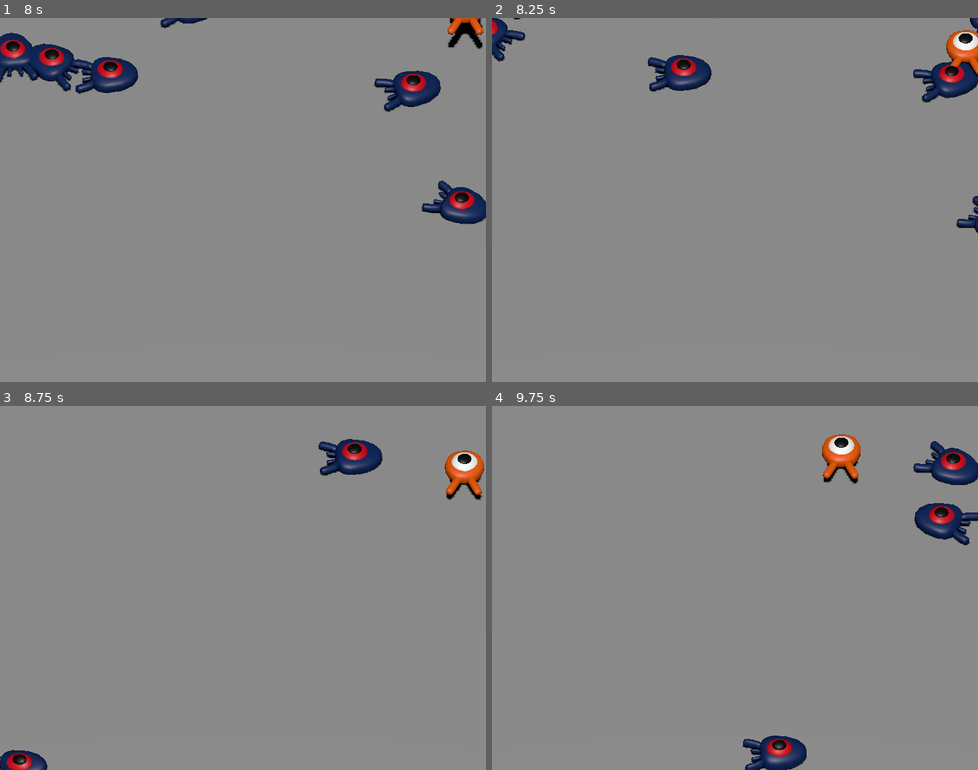
Above: before the commit, frames 1-4 (two rows, left to right).
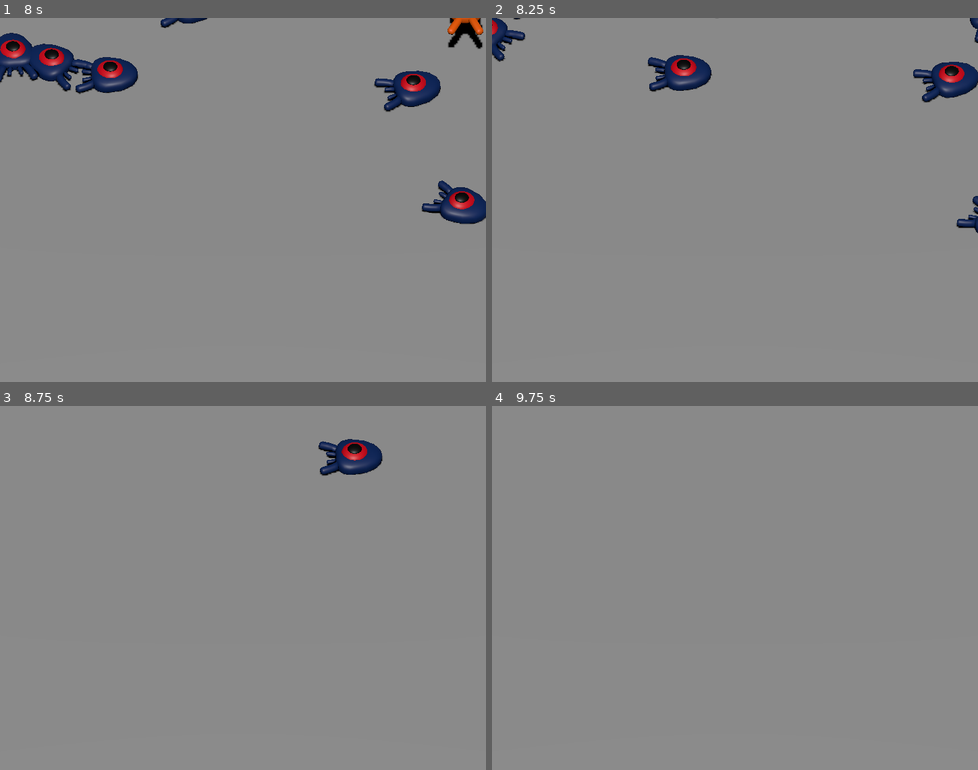
Above: after the commit, the same moments.

Repository: nhne/godot-sample
Game: Godot game, scene res://main.tscn
The game is run twice, just before and just after one commit, with the same random seed, the same clock (stepped at 60 frames per second) and the same inputs. Before the commit the project has no main scene; this scene is started directly in both runs.
Inputs:
- Up to frame 1 (8 s): tap Enter at 0.5 s; hold W (move_forward) 0.53-2.03 s; tap Space (jump) at 0.77, 1.52, 3.02, 3.77, 4.52, 6.02, 6.77, 7.52 s; hold A (move_left) 2.03-3.53 s; hold S (move_back) 3.53-4.28 s; hold D (move_right) 4.28-5.03 s; hold W (move_forward) 5.03-5.78 s; hold D (move_right) from 5.78 s (still down)
- Up to frame 2 (8.25 s): release D (move_right) at 8.03 s; hold S (move_back) from 8.03 s (still down)
- Up to frame 3 (8.75 s): keep holding S (move_back)
- Up to frame 4 (9.75 s): release S (move_back) at 8.78 s; hold A (move_left) 8.78-9.53 s; tap Space (jump) at 9.02 s; hold W (move_forward) from 9.53 s (still down)

Frame 1 is identical in both runs. In frame 2, 0.6% of the frame differs, in the area x 93-100%, y 3-17%; in frame 3, 1.3%; in frame 4, 3.8%, in the area x 51-100%, y 7-100%.

Commit message:
Implement dying seq

Diff:
--- a/main.gd
+++ b/main.gd
@@ -12,3 +12,7 @@
 	mob.initialize(mob_spawn_location.position, player_position)
 
 	add_child(mob)
+
+
+func _on_player_hit():
+	$MobSpawnTimer.stop()
--- a/main.tscn
+++ b/main.tscn
@@ -81,4 +81,5 @@
 wait_time = 0.5
 autostart = true
 
+[connection signal="hit" from="Player" to="." method="_on_player_hit"]
 [connection signal="timeout" from="MobSpawnTimer" to="." method="_on_mob_spawn_timer_timeout"]
--- a/player.gd
+++ b/player.gd
@@ -1,5 +1,6 @@
 extends CharacterBody3D
 
+signal hit
 
 const SPEED = 8.0
 
@@ -48,3 +49,12 @@
 			if Vector3.UP.dot(collision.get_normal()) > 0.1:
 				mob.squash()
 				velocity.y = bounce_impulse
+
+
+func _on_mob_detector_body_entered(body):
+	die()
+
+
+func die():
+	hit.emit()
+	queue_free()
--- a/player.tscn
+++ b/player.tscn
@@ -1,10 +1,14 @@
-[gd_scene load_steps=4 format=3 uid="uid://dd0sl8i54rl55"]
+[gd_scene load_steps=5 format=3 uid="uid://dd0sl8i54rl55"]
 
 [ext_resource type="PackedScene" uid="uid://d3b55wbybx3pc" path="res://art/player.glb" id="1_kwt2f"]
 [ext_resource type="Script" path="res://player.gd" id="1_ohagq"]
 
 [sub_resource type="SphereShape3D" id="SphereShape3D_5igm8"]
 radius = 0.794082
+
+[sub_resource type="CylinderShape3D" id="CylinderShape3D_pk3op"]
+height = 0.467362
+radius = 1.08478
 
 [node name="Player" type="CharacterBody3D"]
 collision_mask = 6
@@ -17,3 +21,13 @@
 [node name="CollisionShape3D" type="CollisionShape3D" parent="."]
 transform = Transform3D(1, 0, 0, 0, 1, 0, 0, 0, 1, 0, 0.124279, 0)
 shape = SubResource("SphereShape3D_5igm8")
+
+[node name="MobDetector" type="Area3D" parent="."]
+collision_layer = 0
+collision_mask = 2
+monitorable = false
+
+[node name="CollisionShape3D" type="CollisionShape3D" parent="MobDetector"]
+shape = SubResource("CylinderShape3D_pk3op")
+
+[connection signal="body_entered" from="MobDetector" to="." method="_on_mob_detector_body_entered"]
--- a/project.godot
+++ b/project.godot
@@ -11,6 +11,7 @@
 [application]
 
 config/name="Squash the Creeps (3D)"
+run/main_scene="res://main.tscn"
 config/features=PackedStringArray("4.1")
 config/icon="res://icon.png"
 
Not shown, added: export_presets.cfg
